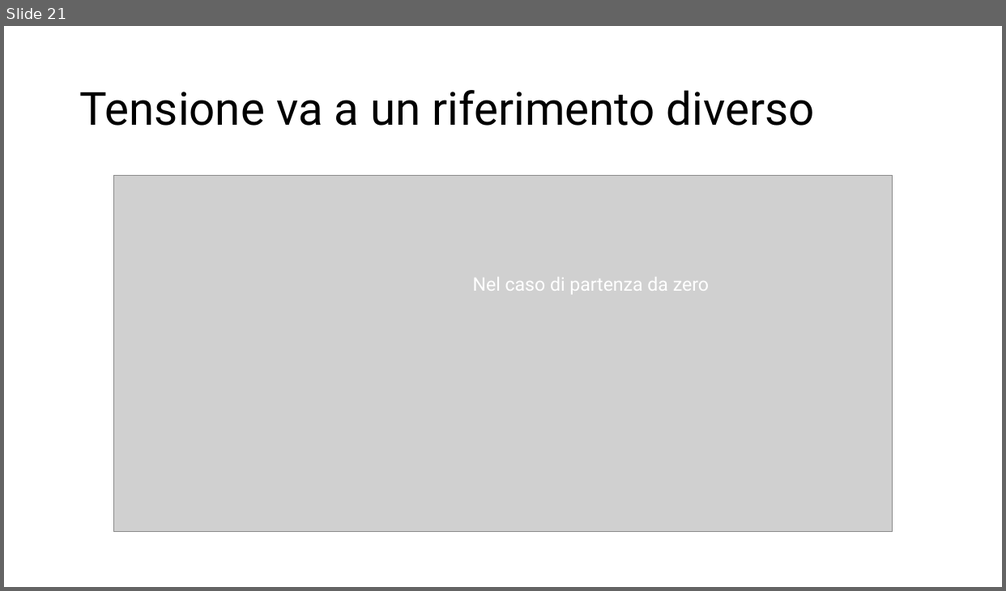
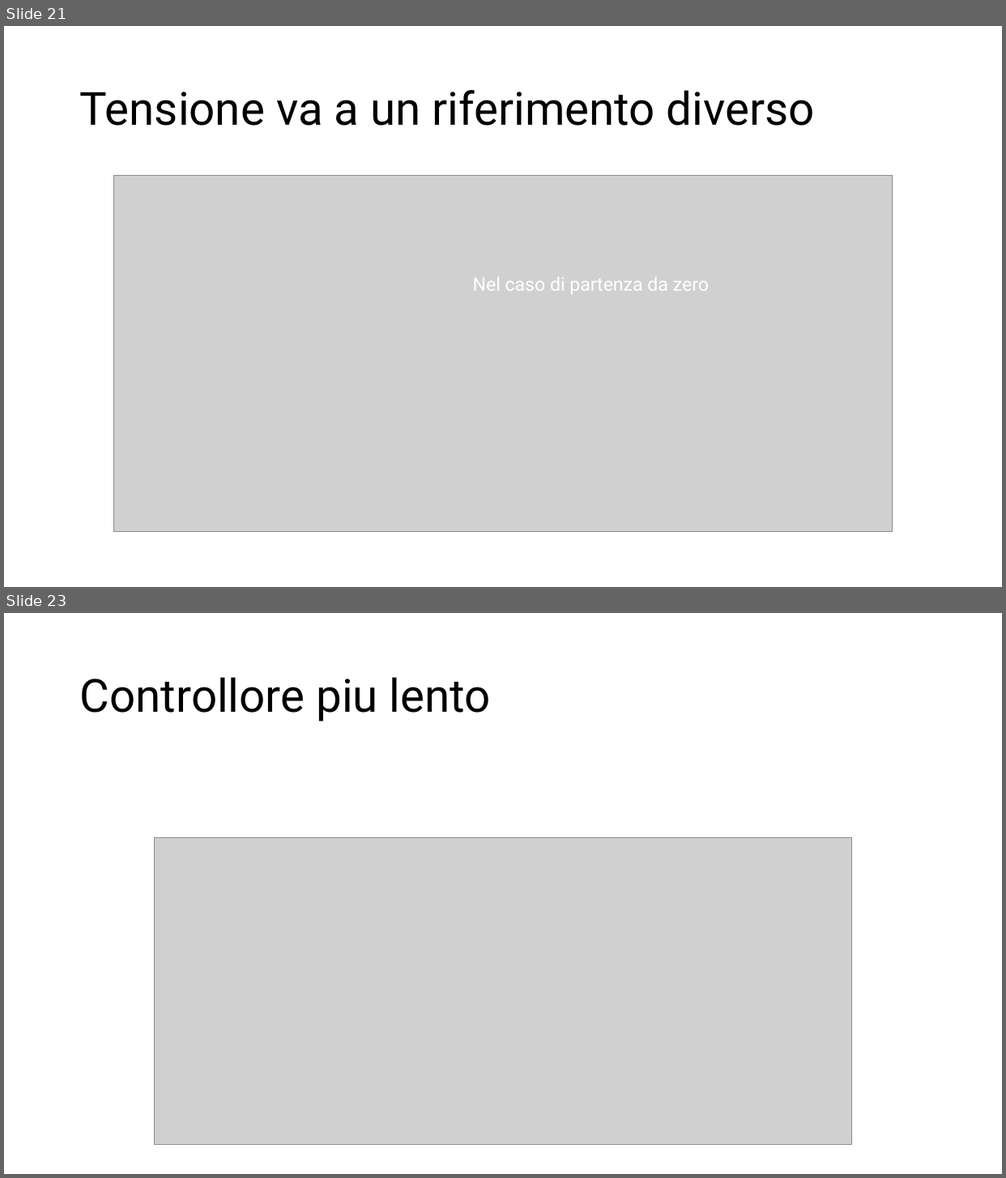
Before and after one commit to RiccardoOrlandi/Automation-Lab, a slide deck: Poli per caso/midterm presentazione/Controllo in cascata chiaro.pptx. Shown one above the other, each under a label of ours: slide 21 before the commit, slides 21 and 23 after it; the slides between them are not shown. The pictures are 1006x591 and 1006x1178 pixels, drawn with LibreOffice and Linux fonts; fonts in the diff are those of the drawing; grey boxes stand for pictures. Boxes give left, top, right and bottom in pixels: in the first picture for what was removed or moved away, otherwise in the second. Text is boxed around its words. In the diff, an @@ line names an element or a change of style, - is before the commit and + after.

```diff
--- a/Poli per caso/midterm presentazione/Controllo in cascata chiaro.pptx
+++ b/Poli per caso/midterm presentazione/Controllo in cascata chiaro.pptx
@@ slide 23 added at [4, 613, 1002, 1174], background #FFFFFF @@
@@ title added at [80, 677, 491, 722], 44 pt, text #000000 @@
+Controllore piu lento
@@ picture added at [154, 837, 852, 1144] @@
```
Also in this commit, not shown: 5 other slides added, 1 slide removed, 3 other files.
